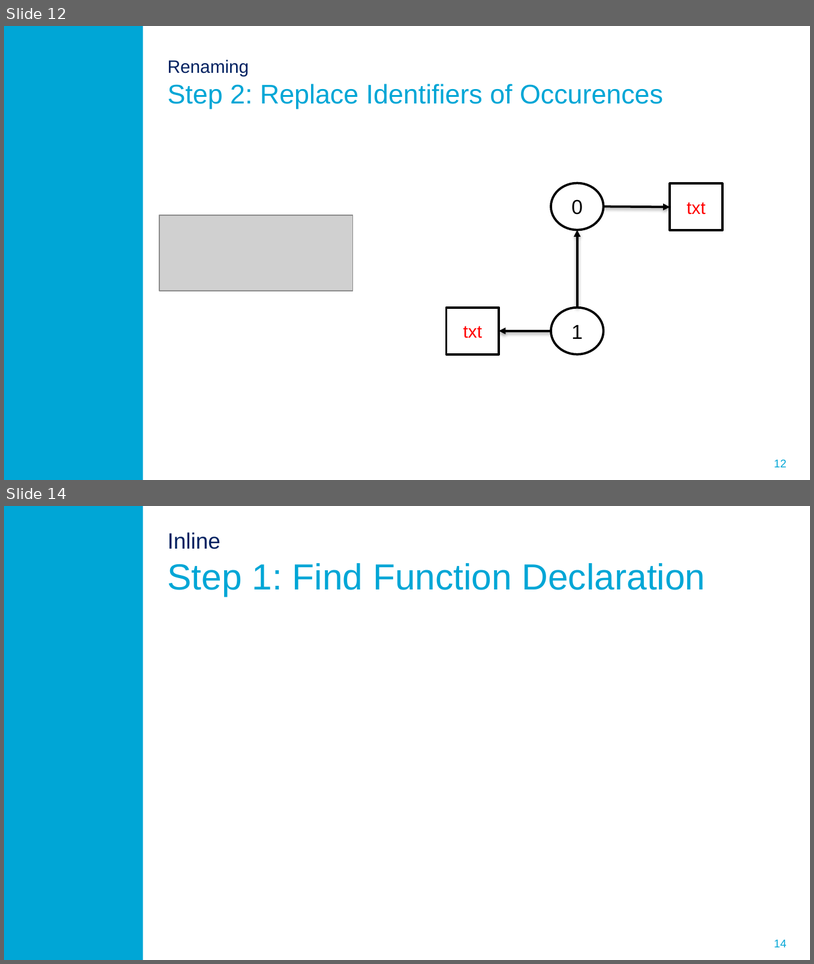
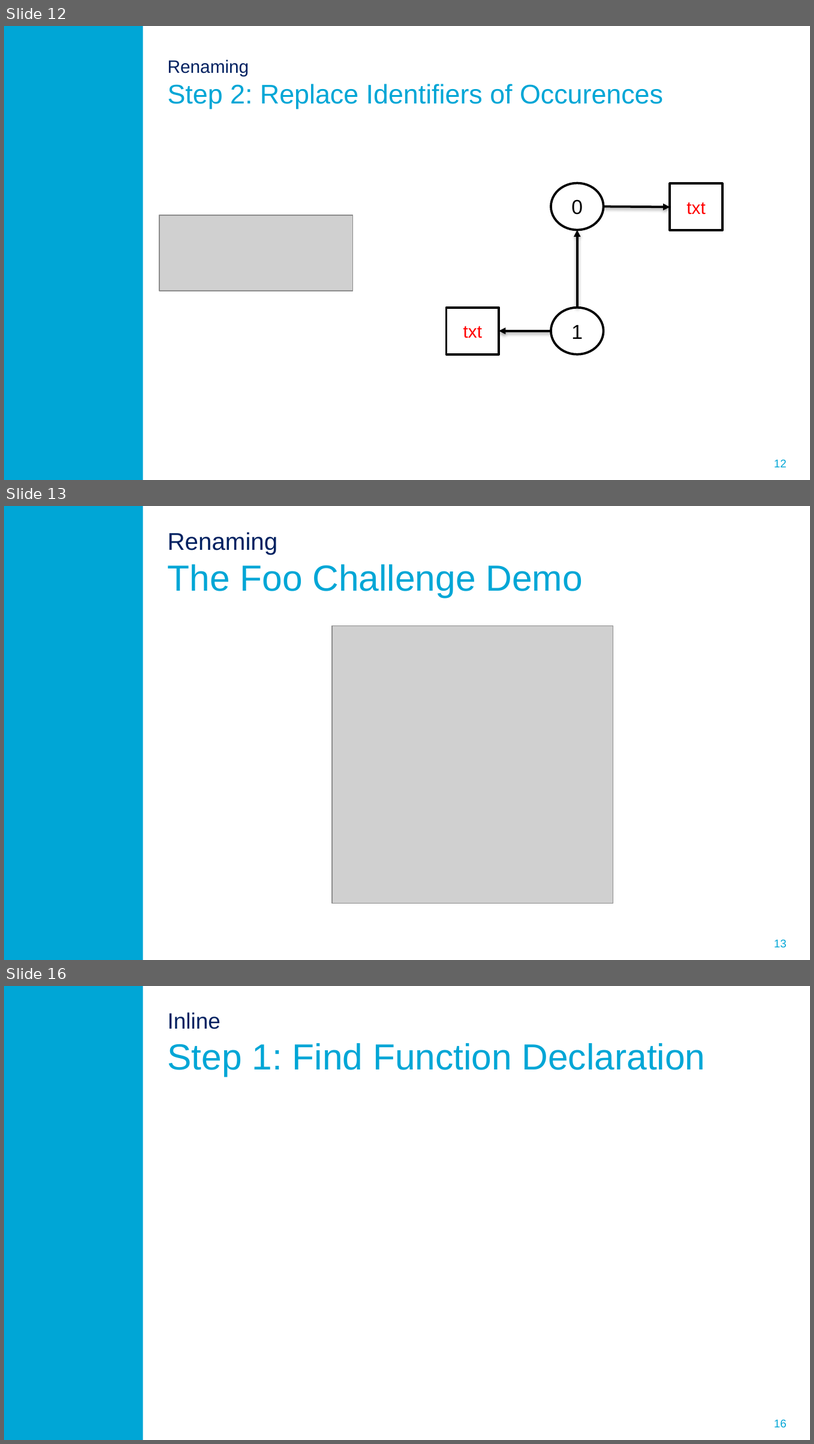
Before and after one commit to ProMisDev/metaborg-tiger, a slide deck: presentation/Misteli_Refactoring_in_Spoofax.pptx. Shown one above the other, each under a label of ours: slides 12 and 14 before the commit, slides 12, 13 and 16 after it; the slides between them are not shown. The pictures are 814x964 and 814x1444 pixels, drawn with LibreOffice and Linux fonts; fonts in the diff are those of the drawing; grey boxes stand for pictures; background and template pictures are left out. Boxes give left, top, right and bottom in pixels: in the first picture for what was removed or moved away, otherwise in the second. Text is boxed around its words. In the diff, an @@ line names an element or a change of style, - is before the commit and + after.

```diff
--- a/presentation/Misteli_Refactoring_in_Spoofax.pptx
+++ b/presentation/Misteli_Refactoring_in_Spoofax.pptx
@@ slide 13 added at (x1=4, y1=506, x2=810, y2=960), background #FFFFFF; not listed: 2 template elements that a slide beside it also shows @@
@@ title added at (x1=168, y1=532, x2=582, y2=597), 32.4 pt, text #00A6D6 @@
+Renaming
+The Foo Challenge Demo
@@ picture added at (x1=332, y1=626, x2=614, y2=904) @@
@@ what was slide 14 is now slide 16 @@
@@ page number at (x1=774, y1=1419, x2=787, y2=1428): text changed @@
-14
+16
```
Also in this commit, not shown: 1 slide changed, 6 other slides added.
